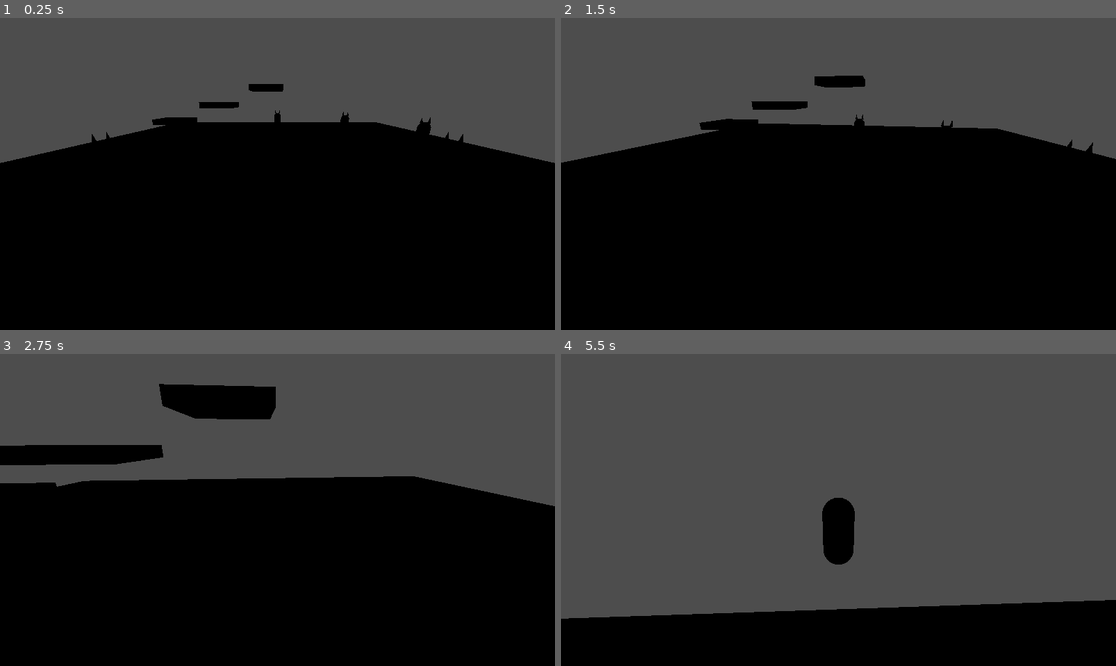
Above: before the commit, frames 1-4 (two rows, left to right).
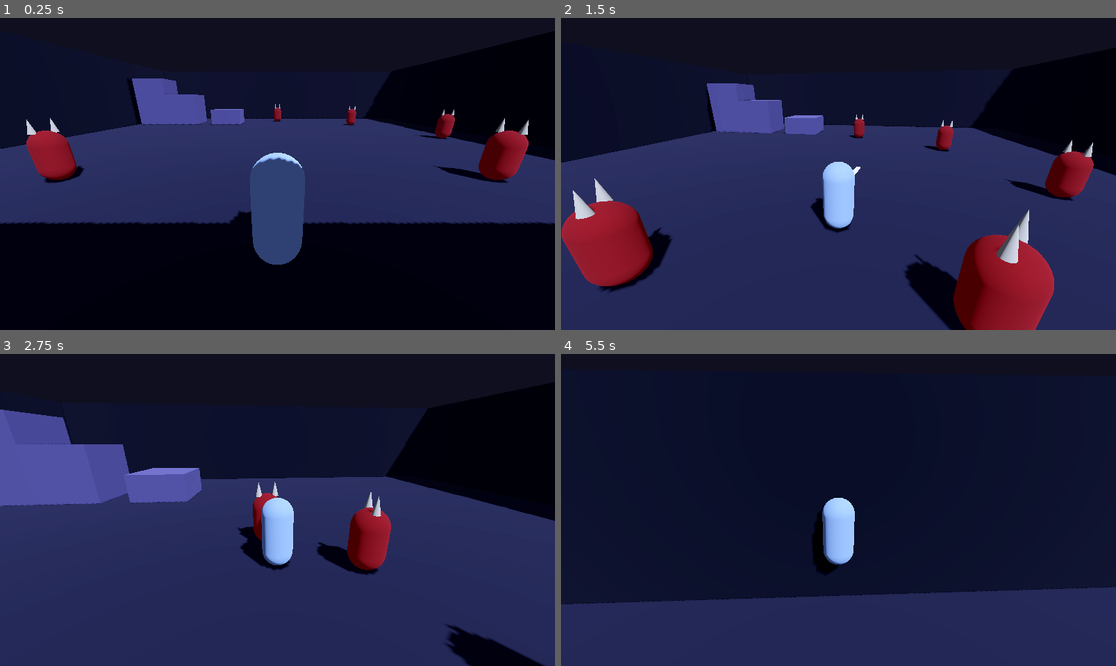
Above: after the commit, the same moments.

Repository: EvanGUTK/Freedom-Reign
Game: Godot game, scene res://scenes/main.tscn
The game is run twice, just before and just after one commit, with the same random seed, the same clock (stepped at 60 frames per second) and the same inputs.
Inputs (mouse positions are in pixels of both pictures, inside the frame that each line leads up to):
- Up to frame 1 (0.25 s): no input
- Up to frame 2 (1.5 s): tap Enter at 0.5 s; move the mouse to (866, 174) at 0.52 s; hold W (move_forward) from 0.53 s (still down); tap Space (jump) at 0.6, 0.77, 1.07 s; click (866, 174) at 0.67 s; move the mouse to (810, 174) at 1.27 s; click (810, 174) at 1.35 s
- Up to frame 3 (2.75 s): keep holding W (move_forward); tap Space (jump) at 1.52, 1.55, 1.82, 2.3 s; move the mouse to (288, 503) at 2.02 s; hold Shift from 2.03 s (still down)
- Up to frame 4 (5.5 s): keep holding W (move_forward); move the mouse to (832, 516) at 2.77 s; release Shift at 2.78 s; tap Alt at 2.85 s; click (832, 516) at 2.92 s; tap Space (jump) at 3.02, 3.05, 3.32, 3.77, 3.8, 4.07, 4.35, 4.52, 4.82, 5.3 s; move the mouse to (877, 513) at 3.52 s; tap Ctrl at 3.6 s; move the mouse to (794, 506) at 4.27 s; move the mouse to (844, 510) at 5.02 s; click (844, 510) at 5.1 s

The runs differ from the first frame. In frame 1, 67% of the frame differs, in the area x 0-100%, y 0-80%; in frame 2, 97%; in frame 3, 97%; in frame 4, 100%, in the area x 0-100%, y 0-100%.

Commit message:
feat: arena lighting, flat materials, solid platforms and boundary walls
Moonlight DirectionalLight3D and a dark foggy WorldEnvironment; flat colours:
slate floor, lighter violet platforms, near-black walls, steel player with a
cyan visor, blood-red horned husks, ember-orange glowing loot. Platforms are
now solid blocks (1.5/3/4.5 m, 3 m wide) so nobody walks under them, with a
1.5 m gap between the first two as a chokepoint; walls keep everyone in.
Arena test compares against a named World layer constant.

Co-Authored-By: Claude Sonnet 5.5 <noreply@anthropic.com>

Diff:
--- a/game/scenes/arena/arena.tscn
+++ b/game/scenes/arena/arena.tscn
@@ -1,4 +1,16 @@
-[gd_scene load_steps=5 format=3]
+[gd_scene load_steps=17 format=3]
+
+[sub_resource type="StandardMaterial3D" id="floor_mat"]
+albedo_color = Color(0.17, 0.16, 0.2, 1)
+roughness = 1.0
+
+[sub_resource type="StandardMaterial3D" id="wall_mat"]
+albedo_color = Color(0.09, 0.09, 0.11, 1)
+roughness = 1.0
+
+[sub_resource type="StandardMaterial3D" id="platform_mat"]
+albedo_color = Color(0.38, 0.34, 0.46, 1)
+roughness = 1.0
 
 [sub_resource type="BoxShape3D" id="floor_shape"]
 size = Vector3(30.0, 0.5, 30.0)
@@ -6,13 +18,59 @@
 [sub_resource type="BoxMesh" id="floor_mesh"]
 size = Vector3(30.0, 0.5, 30.0)
 
-[sub_resource type="BoxShape3D" id="platform_shape"]
-size = Vector3(3.0, 0.5, 3.0)
+[sub_resource type="BoxShape3D" id="wall_ns_shape"]
+size = Vector3(32.0, 6.0, 1.0)
 
-[sub_resource type="BoxMesh" id="platform_mesh"]
-size = Vector3(3.0, 0.5, 3.0)
+[sub_resource type="BoxMesh" id="wall_ns_mesh"]
+size = Vector3(32.0, 6.0, 1.0)
+
+[sub_resource type="BoxShape3D" id="wall_ew_shape"]
+size = Vector3(1.0, 6.0, 30.0)
+
+[sub_resource type="BoxMesh" id="wall_ew_mesh"]
+size = Vector3(1.0, 6.0, 30.0)
+
+[sub_resource type="BoxShape3D" id="platform1_shape"]
+size = Vector3(3.0, 1.5, 3.0)
+
+[sub_resource type="BoxMesh" id="platform1_mesh"]
+size = Vector3(3.0, 1.5, 3.0)
+
+[sub_resource type="BoxShape3D" id="platform2_shape"]
+size = Vector3(3.0, 3.0, 3.0)
+
+[sub_resource type="BoxMesh" id="platform2_mesh"]
+size = Vector3(3.0, 3.0, 3.0)
+
+[sub_resource type="BoxShape3D" id="platform3_shape"]
+size = Vector3(3.0, 4.5, 3.0)
+
+[sub_resource type="BoxMesh" id="platform3_mesh"]
+size = Vector3(3.0, 4.5, 3.0)
+
+[sub_resource type="Environment" id="night"]
+background_mode = 1
+background_color = Color(0.04, 0.04, 0.07, 1)
+ambient_light_source = 2
+ambient_light_color = Color(0.3, 0.33, 0.46, 1)
+ambient_light_energy = 0.9
+tonemap_mode = 2
+glow_enabled = true
+fog_enabled = true
+fog_light_color = Color(0.07, 0.07, 0.12, 1)
+fog_density = 0.012
 
 [node name="Arena" type="Node3D"]
+
+[node name="Sun" type="DirectionalLight3D" parent="."]
+rotation = Vector3(-0.872665, 0.610865, 0)
+position = Vector3(0, 10, 0)
+light_color = Color(0.65, 0.72, 0.98, 1)
+light_energy = 1.1
+shadow_enabled = true
+
+[node name="Environment" type="WorldEnvironment" parent="."]
+environment = SubResource("night")
 
 [node name="Floor" type="StaticBody3D" parent="."]
 transform = Transform3D(1, 0, 0, 0, 1, 0, 0, 0, 1, 0, -0.25, 0)
@@ -22,35 +80,81 @@
 
 [node name="Mesh" type="MeshInstance3D" parent="Floor"]
 mesh = SubResource("floor_mesh")
+material_override = SubResource("floor_mat")
+
+[node name="Walls" type="Node3D" parent="."]
+
+[node name="North" type="StaticBody3D" parent="Walls"]
+transform = Transform3D(1, 0, 0, 0, 1, 0, 0, 0, 1, 0, 3.0, -15.5)
+
+[node name="Shape" type="CollisionShape3D" parent="Walls/North"]
+shape = SubResource("wall_ns_shape")
+
+[node name="Mesh" type="MeshInstance3D" parent="Walls/North"]
+mesh = SubResource("wall_ns_mesh")
+material_override = SubResource("wall_mat")
+
+[node name="South" type="StaticBody3D" parent="Walls"]
+transform = Transform3D(1, 0, 0, 0, 1, 0, 0, 0, 1, 0, 3.0, 15.5)
+
+[node name="Shape" type="CollisionShape3D" parent="Walls/South"]
+shape = SubResource("wall_ns_shape")
+
+[node name="Mesh" type="MeshInstance3D" parent="Walls/South"]
+mesh = SubResource("wall_ns_mesh")
+material_override = SubResource("wall_mat")
+
+[node name="West" type="StaticBody3D" parent="Walls"]
+transform = Transform3D(1, 0, 0, 0, 1, 0, 0, 0, 1, -15.5, 3.0, 0)
+
+[node name="Shape" type="CollisionShape3D" parent="Walls/West"]
+shape = SubResource("wall_ew_shape")
+
+[node name="Mesh" type="MeshInstance3D" parent="Walls/West"]
+mesh = SubResource("wall_ew_mesh")
+material_override = SubResource("wall_mat")
+
+[node name="East" type="StaticBody3D" parent="Walls"]
+transform = Transform3D(1, 0, 0, 0, 1, 0, 0, 0, 1, 15.5, 3.0, 0)
+
+[node name="Shape" type="CollisionShape3D" parent="Walls/East"]
+shape = SubResource("wall_ew_shape")
+
+[node name="Mesh" type="MeshInstance3D" parent="Walls/East"]
+mesh = SubResource("wall_ew_mesh")
+material_override = SubResource("wall_mat")
 
 [node name="Platforms" type="Node3D" parent="."]
 
 [node name="Platform1" type="StaticBody3D" parent="Platforms"]
-transform = Transform3D(1, 0, 0, 0, 1, 0, 0, 0, 1, -10.0, 1.25, -4)
+transform = Transform3D(1, 0, 0, 0, 1, 0, 0, 0, 1, -5.5, 0.75, -9)
 
 [node name="Shape" type="CollisionShape3D" parent="Platforms/Platform1"]
-shape = SubResource("platform_shape")
+shape = SubResource("platform1_shape")
 
 [node name="Mesh" type="MeshInstance3D" parent="Platforms/Platform1"]
-mesh = SubResource("platform_mesh")
+mesh = SubResource("platform1_mesh")
+material_override = SubResource("platform_mat")
 
 [node name="Platform2" type="StaticBody3D" parent="Platforms"]
-transform = Transform3D(1, 0, 0, 0, 1, 0, 0, 0, 1, -5.5, 2.75, -4)
+transform = Transform3D(1, 0, 0, 0, 1, 0, 0, 0, 1, -10.0, 1.5, -9)
 
 [node name="Shape" type="CollisionShape3D" parent="Platforms/Platform2"]
-shape = SubResource("platform_shape")
+shape = SubResource("platform2_shape")
 
 [node name="Mesh" type="MeshInstance3D" parent="Platforms/Platform2"]
-mesh = SubResource("platform_mesh")
+mesh = SubResource("platform2_mesh")
+material_override = SubResource("platform_mat")
 
 [node name="Platform3" type="StaticBody3D" parent="Platforms"]
-transform = Transform3D(1, 0, 0, 0, 1, 0, 0, 0, 1, -1.0, 4.25, -4)
+transform = Transform3D(1, 0, 0, 0, 1, 0, 0, 0, 1, -13.0, 2.25, -9)
 
 [node name="Shape" type="CollisionShape3D" parent="Platforms/Platform3"]
-shape = SubResource("platform_shape")
+shape = SubResource("platform3_shape")
 
 [node name="Mesh" type="MeshInstance3D" parent="Platforms/Platform3"]
-mesh = SubResource("platform_mesh")
+mesh = SubResource("platform3_mesh")
+material_override = SubResource("platform_mat")
 
 [node name="Spawns" type="Node3D" parent="."]
 
--- a/game/scenes/enemies/husk.tscn
+++ b/game/scenes/enemies/husk.tscn
@@ -1,6 +1,17 @@
-[gd_scene load_steps=6 format=3]
+[gd_scene load_steps=8 format=3]
 
 [ext_resource type="Script" path="res://scripts/enemies/husk.gd" id="1_husk"]
+
+[sub_resource type="StandardMaterial3D" id="body_mat"]
+albedo_color = Color(0.42, 0.1, 0.09, 1)
+roughness = 1.0
+emission_enabled = true
+emission = Color(0.35, 0.04, 0.03, 1)
+emission_energy_multiplier = 0.6
+
+[sub_resource type="StandardMaterial3D" id="horn_mat"]
+albedo_color = Color(0.8, 0.75, 0.6, 1)
+roughness = 1.0
 
 [sub_resource type="CapsuleShape3D" id="body_shape"]
 radius = 0.45
@@ -29,11 +40,14 @@
 [node name="Body" type="MeshInstance3D" parent="Model"]
 transform = Transform3D(1, 0, 0, 0, 1, 0, 0, 0, 1, 0, 0.8, 0)
 mesh = SubResource("body_mesh")
+material_override = SubResource("body_mat")
 
 [node name="HornLeft" type="MeshInstance3D" parent="Model"]
 transform = Transform3D(1, 0, 0, 0, 1, 0, 0, 0, 1, -0.25, 1.75, 0)
 mesh = SubResource("horn_mesh")
+material_override = SubResource("horn_mat")
 
 [node name="HornRight" type="MeshInstance3D" parent="Model"]
 transform = Transform3D(1, 0, 0, 0, 1, 0, 0, 0, 1, 0.25, 1.75, 0)
 mesh = SubResource("horn_mesh")
+material_override = SubResource("horn_mat")
--- a/game/scenes/loot/loot_pickup.tscn
+++ b/game/scenes/loot/loot_pickup.tscn
@@ -1,6 +1,20 @@
-[gd_scene load_steps=6 format=3]
+[gd_scene load_steps=8 format=3]
 
 [ext_resource type="Script" path="res://scripts/loot/loot_pickup.gd" id="1_loot"]
+
+[sub_resource type="StandardMaterial3D" id="ember_mat"]
+albedo_color = Color(1.0, 0.45, 0.1, 1)
+roughness = 1.0
+emission_enabled = true
+emission = Color(1.0, 0.4, 0.05, 1)
+emission_energy_multiplier = 3.0
+
+[sub_resource type="StandardMaterial3D" id="guard_mat"]
+albedo_color = Color(0.9, 0.7, 0.2, 1)
+roughness = 1.0
+emission_enabled = true
+emission = Color(0.9, 0.5, 0.1, 1)
+emission_energy_multiplier = 1.5
 
 [sub_resource type="SphereShape3D" id="touch_shape"]
 radius = 1.0
@@ -23,7 +37,14 @@
 
 [node name="Blade" type="MeshInstance3D" parent="Visual"]
 mesh = SubResource("blade_mesh")
+material_override = SubResource("ember_mat")
 
 [node name="Guard" type="MeshInstance3D" parent="Visual"]
 transform = Transform3D(1, 0, 0, 0, 1, 0, 0, 0, 1, 0, -0.2, 0)
 mesh = SubResource("guard_mesh")
+material_override = SubResource("guard_mat")
+
+[node name="Glow" type="OmniLight3D" parent="."]
+light_color = Color(1, 0.5, 0.15, 1)
+light_energy = 1.6
+omni_range = 4.0
--- a/game/scenes/player/player.tscn
+++ b/game/scenes/player/player.tscn
@@ -6,6 +6,25 @@
 [ext_resource type="Script" path="res://scripts/combat/attack_controller.gd" id="3_attack"]
 [ext_resource type="Resource" path="res://data/rusted_blade.tres" id="4_blade_data"]
 [ext_resource type="Script" path="res://scripts/player/weapon_swing.gd" id="5_swing"]
+
+[sub_resource type="StandardMaterial3D" id="body_mat"]
+albedo_color = Color(0.62, 0.72, 0.82, 1)
+roughness = 1.0
+
+[sub_resource type="StandardMaterial3D" id="visor_mat"]
+albedo_color = Color(0.5, 0.9, 1.0, 1)
+roughness = 1.0
+emission_enabled = true
+emission = Color(0.5, 0.9, 1.0, 1)
+emission_energy_multiplier = 2.0
+
+[sub_resource type="StandardMaterial3D" id="blade_mat"]
+albedo_color = Color(0.9, 0.95, 1.0, 1)
+roughness = 1.0
+shading_mode = 0
+emission_enabled = true
+emission = Color(0.9, 0.95, 1.0, 1)
+emission_energy_multiplier = 3.0
 
 [sub_resource type="BoxMesh" id="blade_mesh"]
 size = Vector3(0.12, 0.06, 1.0)
@@ -38,10 +57,12 @@
 [node name="Body" type="MeshInstance3D" parent="Model"]
 transform = Transform3D(1, 0, 0, 0, 1, 0, 0, 0, 1, 0, 0.9, 0)
 mesh = SubResource("body_mesh")
+material_override = SubResource("body_mat")
 
 [node name="Visor" type="MeshInstance3D" parent="Model"]
 transform = Transform3D(1, 0, 0, 0, 1, 0, 0, 0, 1, 0, 1.5, -0.35)
 mesh = SubResource("visor_mesh")
+material_override = SubResource("visor_mat")
 
 [node name="Weapon" type="Node3D" parent="Model"]
 transform = Transform3D(1, 0, 0, 0, 1, 0, 0, 0, 1, 0, 1.1, 0)
@@ -49,6 +70,7 @@
 
 [node name="Blade" type="MeshInstance3D" parent="Model/Weapon"]
 mesh = SubResource("blade_mesh")
+material_override = SubResource("blade_mat")
 
 [node name="Attack" type="Node" parent="."]
 script = ExtResource("3_attack")
--- a/game/tests/engine/test_arena_scene.gd
+++ b/game/tests/engine/test_arena_scene.gd
@@ -6,6 +6,8 @@
 const FLOOR_SIDE_METERS := 30.0
 const PLATFORM_TOP_HEIGHTS := [1.5, 3.0, 4.5]
 const HEIGHT_TOLERANCE := 0.001
+const WORLD_LAYER_BIT := 1
+const WALL_COUNT := 4
 
 var _main: Node3D
 
@@ -56,8 +58,9 @@
 func test_world_geometry_is_on_the_world_layer() -> void:
 	var bodies: Array[Node] = [_main.get_node("Arena/Floor")]
 	bodies.append_array(_main.get_node("Arena/Platforms").get_children())
+	bodies.append_array(_main.get_node("Arena/Walls").get_children())
 	for body in bodies:
-		assert_eq((body as StaticBody3D).collision_layer, 1, "%s should be on layer 1 (World)" % body.name)
+		assert_eq((body as StaticBody3D).collision_layer, WORLD_LAYER_BIT, "%s should be on the World layer" % body.name)
 
 
 func test_five_enemy_spawn_markers() -> void:
@@ -77,3 +80,35 @@
 		return
 	assert_lt(absf(spawn.position.x), FLOOR_SIDE_METERS / 2.0)
 	assert_lt(absf(spawn.position.z), FLOOR_SIDE_METERS / 2.0)
+
+
+func test_four_walls_enclose_the_floor() -> void:
+	var walls := _main.get_node("Arena/Walls").get_children()
+	assert_eq(walls.size(), WALL_COUNT)
+	for wall in walls:
+		var shape := (wall.get_node("Shape") as CollisionShape3D).shape as BoxShape3D
+		assert_gt(shape.size.y, 4.5, "%s is taller than the highest platform so nobody jumps out" % wall.name)
+
+
+func test_platforms_are_solid_down_to_the_floor() -> void:
+	for platform in _main.get_node("Arena/Platforms").get_children():
+		var shape := (platform.get_node("Shape") as CollisionShape3D).shape as BoxShape3D
+		assert_almost_eq(platform.global_position.y - shape.size.y / 2.0, 0.0, HEIGHT_TOLERANCE, "%s base on the floor" % platform.name)
+
+
+func test_steps_between_platform_tops_are_jumpable() -> void:
+	var player := (load("res://scenes/player/player.tscn") as PackedScene).instantiate() as Player
+	var reachable_rise := player.jump_height
+	player.free()
+	var previous_top := 0.0
+	for height in PLATFORM_TOP_HEIGHTS:
+		assert_lt(height - previous_top, reachable_rise, "each step up is within the jump height")
+		previous_top = height
+
+
+func test_there_is_a_sun_and_a_world_environment() -> void:
+	var sun := _main.get_node("Arena/Sun") as DirectionalLight3D
+	assert_not_null(sun)
+	assert_lt((sun.global_transform.basis * Vector3.FORWARD).y, -0.5, "the sun shines steeply downward")
+	var environment := _main.get_node("Arena/Environment") as WorldEnvironment
+	assert_not_null(environment.environment)
Not shown: 1 places in game/scenes/player/player.tscn that only renumber resources
